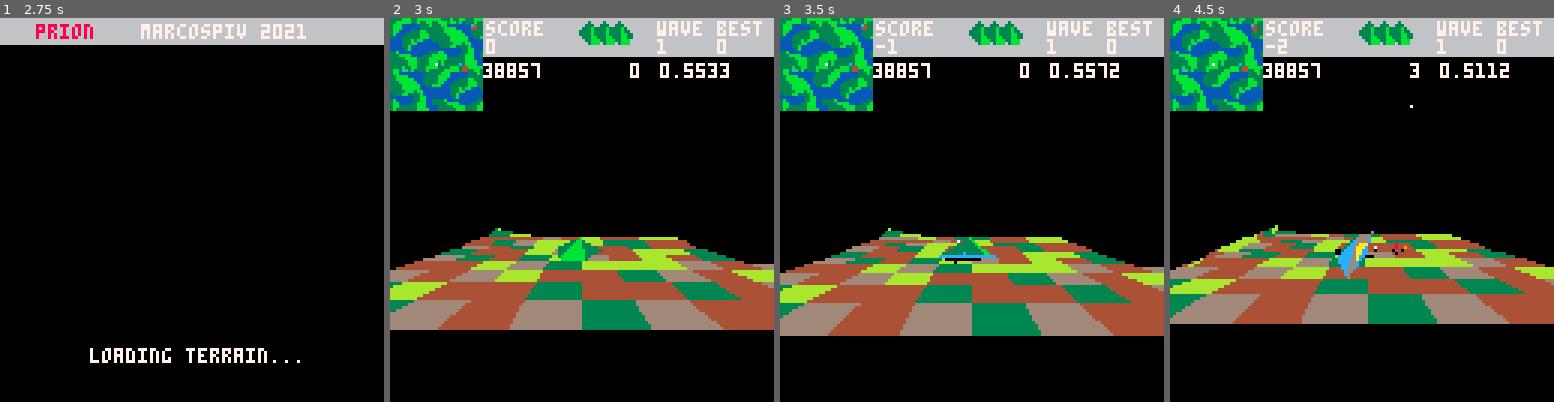
Above: before the commit, frames 1-4 (left to right).
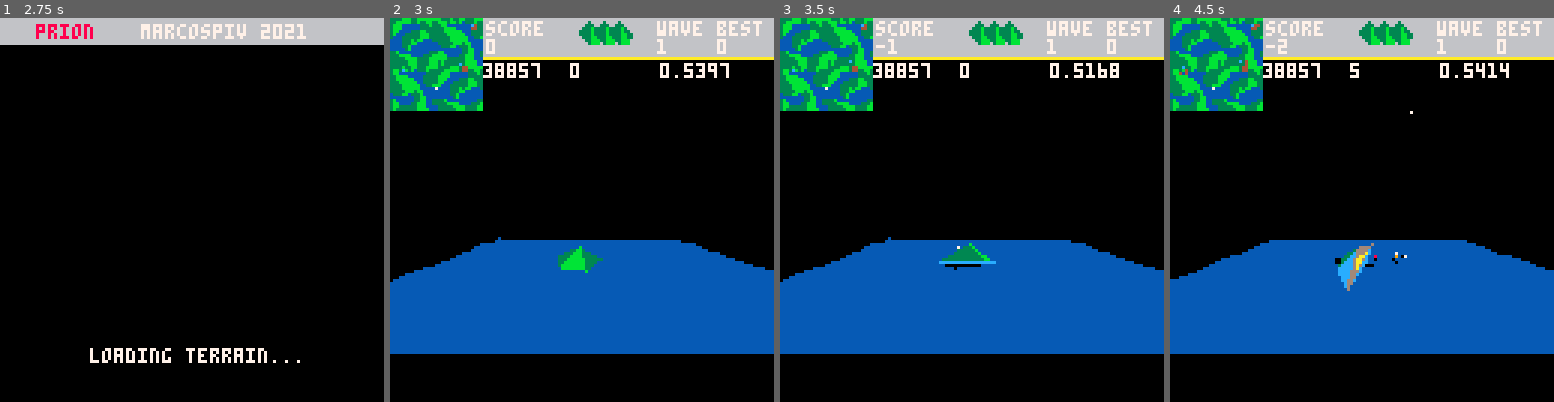
Above: after the commit, the same moments.

Repository: tpnk-dev/prion-pico8
Game: PICO-8 cartridge main.p8
Two runs of this game, one before a commit and one after it. Both use one fixed random seed, a clock stepped at 60 frames per second and the inputs below.
Inputs:
- Up to frame 1 (2.75 s): tap X (X key) at 0.33, 1.07, 1.85 s; tap O (Z key) at 0.7, 1.7, 2.1, 2.5 s; hold Right 1.6-2.1 s; hold Up 2.15-2.42 s; hold Right from 2.47 s (still down)
- Up to frame 2 (3 s): keep holding Right; tap O (Z key) at 2.9 s; tap X (X key) at 2.97 s
- Up to frame 3 (3.5 s): release Right at 3.03 s; hold Left from 3.08 s (still down); tap O (Z key) at 3.3 s
- Up to frame 4 (4.5 s): release Left at 3.58 s; hold Down 3.63-3.97 s; tap O (Z key) at 3.7, 4.1 s; hold Right from 4.02 s (still down); tap X (X key) at 4.08 s

Frame 1 is identical in both runs. In frame 2, 29% of the frame differs, in the area x 0-100%, y 10-88%; in frame 3, 29%; in frame 4, 30%, in the area x 0-100%, y 1-88%.

Commit message:
Add seeder landing gear + camera smooth

Diff:
--- a/game.lua
+++ b/game.lua
@@ -32,7 +32,7 @@
 waves = {spawn_wave_1}
 
 -- these are the object ids in the scene, use return_model with the correct memory position to add new models
-OBJS_DATA = {decode_model(0), decode_model(45), decode_model(114), decode_model(147),decode_model(114)}
+OBJS_DATA = {decode_model(0), decode_model(45), decode_model(114), decode_model(147),decode_model(247)}
 
 colors_explosion = {2,4,10,3,5}
 
@@ -165,23 +165,26 @@
 
 function thrust(ship)
     --ship.y += ship.vy ship.x += ship.vx ship.z += ship.vz
-    player.vy += 0.2*cos(player.ax)*cos(player.az)
-    player.vx += 0.2*sin(player.ay)*-sin(player.ax)
-    player.vz += 0.2*-cos(player.ay)*sin(player.ax)
-
-    local dy = cos(player.ax)*cos(player.az)
-    local dx = sin(player.ay)*-sin(player.ax)
-    local dz = -cos(player.ay)*sin(player.ax)
-
-    srand(time())
-    local thrust_part = create_sprite3d(
-            ship.x+rnd(2)-1,ship.y,ship.z+ rnd(2)+1,
-            -dx*3+rnd(1)-.5,-dy*3+ rnd(1)-.5,-dz*3+rnd(1)-.5,
-            function(sprite) local sx,sy=project_point(sprite.t_x,sprite.t_y,sprite.t_z) circfill(sx, sy, 0, max(min(10, sprite.life_span+9)-rnd(3), 7+rnd(1)) ) end,
-            function(sprite) gravity(sprite, true,.05) end,
-            function(sprite) sprite.y=ship.y+0.001  end,
-            0.8
-    )
+    if(fuel > 0) then
+        fuel-=0.1
+        player.vy += 0.2*cos(player.ax)*cos(player.az)
+        player.vx += 0.2*sin(player.ay)*-sin(player.ax)
+        player.vz += 0.2*-cos(player.ay)*sin(player.ax)
+
+        local dy = cos(player.ax)*cos(player.az)
+        local dx = sin(player.ay)*-sin(player.ax)
+        local dz = -cos(player.ay)*sin(player.ax)
+
+        srand(time())
+        local thrust_part = create_sprite3d(
+                ship.x+rnd(2)-1,ship.y,ship.z+ rnd(2)+1,
+                -dx*3+rnd(1)-.5,-dy*3+ rnd(1)-.5,-dz*3+rnd(1)-.5,
+                function(sprite) local sx,sy=project_point(sprite.t_x,sprite.t_y,sprite.t_z) circfill(sx, sy, 0, max(min(10, sprite.life_span+9)-rnd(3), 7+rnd(1)) ) end,
+                function(sprite) gravity(sprite, true,.05) end,
+                function(sprite) sprite.y=ship.y+0.001  end,
+                0.8
+        )
+    end
 end
 
 function shoot(ship)
@@ -247,13 +250,20 @@
     local new_seeder = create_object3d(4,x,y,z,0,0,0,
         function(object3d)
             local current_height = get_height_pos(object3d.x,object3d.z)
+            local current_height_smooth = get_height_smooth(object3d)
 
             object3d.ay +=  0.01
 
             if(object3d.landed)then
-                if(object3d.y - 1 > current_height + 15) object3d.y -=  1
-
-                if(object3d.seed_count>30) object3d.landed = false object3d.dir={flr(rnd(2)-1),flr(rnd(2)-1)}
+                if(object3d.y - 1 > current_height_smooth + 20) object3d.y -=  1
+
+                if(object3d.seed_count>30) then
+                    for i=0,3 do
+                        object3d.landing_gears[i].draw = NOP
+                    end
+
+                    object3d.landed = false object3d.dir={rnd(2)-1,rnd(2)-1}
+                end
             else
                 if(abs(current_height+50-object3d.y) > 1) object3d.y+=sgn(current_height+50-object3d.y)*.5
 
@@ -264,6 +274,10 @@
                     if(current_height > 20) then
                         object3d.landed=true
                         object3d.seed_count = 0
+
+                        for i=0,3 do
+                            object3d.landing_gears[i].draw = function(sprite) local sx,sy=project_point(sprite.t_x,sprite.t_y,sprite.t_z) line(sx, sy, sx+sgn(i-2)*3, sy+5, 10) end
+                        end
                     end
                 end
             end
@@ -300,13 +314,27 @@
 
 
         end,
-        function(object3d) object3d.landed=false object3d.seed_count=0 object3d.dir={flr(rnd(2)-1),flr(rnd(2)-1)} end)
+        function(object3d)
+            object3d.landing_gears={}
+            for i=0,3 do
+                local landing_gear = create_sprite3d(
+                    object3d.x,object3d.y,object3d.z,
+                    0,0,0,
+                    NOP,
+                    function(sprite) sprite.x=object3d.x + sgn(i-2)*10 sprite.y=object3d.y-8 sprite.z=object3d.z+((i%2) - 1)*10 end,
+                    NOP
+                )
+
+                object3d.landing_gears[i] = landing_gear
+            end
+
+            object3d.landed=false object3d.seed_count=0 object3d.dir={rnd(2)-1,rnd(2)-1} end)
 
     add(enemies, new_seeder)
 end
 
 function reset_player()
-    player = create_object3d(2, 120*TILE_SIZE,0,120*TILE_SIZE,0,0,0,
+    player = create_object3d(2, 120*TILE_SIZE,0,50*TILE_SIZE,0,0,0,
             function(object3d)
                 gravity(object3d, false,0.05)
 
@@ -323,9 +351,10 @@
                                     object3d.x+rnd(200)-100,object3d.y+rnd(200)-50,object3d.z+rnd(200)-100,
                                     0,0,0,
                                     function(sprite) local sx,sy=project_point(sprite.t_x,sprite.t_y,sprite.t_z) circfill(sx, sy, 0, 7 ) end,
-                                    function(sprite) gravity(sprite, true,0.05) end,
+                                    function(sprite) gravity(sprite, true,0.001) end,
                                     NOP,
-                                3
+                                    3,
+                                    true
                             )
                         end
                     end
@@ -371,7 +400,11 @@
 
     cam_x = player.x
     cam_z = player.z - CAM_DIST_TERRAIN
-    cam_y = 25 + player.y
+    if(player.y > t_height_player_smooth + 50) then
+        cam_y = player.y - 20
+    else
+        cam_y = t_height_player_smooth + 30
+    end
 end
 
 function render_gamegui()
@@ -390,12 +423,14 @@
 
     print("best",NUMSECTS+1+78,1,7)
     print(best,NUMSECTS+1+78,7,7)
-
+    --]]
+
+    --x[[
     print(tostr(infectable_areas, 0x2), 31, 15,7)
-    print(tostr(infected_area, 0x2), 80, 15,7)
+    print(tostr(infected_area, 0x2), 60, 15,7)
     print(stat(1),90,15,7)
     --]]
-
+    rectfill(NUMSECTS,13,fuel+NUMSECTS,13,10)
 
 end
 
@@ -404,10 +439,9 @@
     -- must call to render terrain + objects
     render_terrain()
 
+
+    render_gamegui()
     -- must call to render map
     render_minimap()
-
-    render_gamegui()
-
     --print(stat(1).."   "..stat(0),40,1,6)
 end
